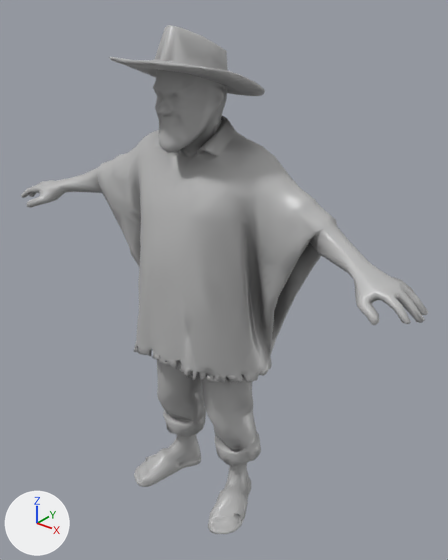
The glTF model app/story/models/campesino.glb, before and after one commit.
One viewpoint serves both versions: a 50 mm lens placed at (1.282, -1.434, 1.877), pointed at (0.067, 0.085, 0.935). Lighting does not change. The marker at lower left points along +X, +Y and +Z. The older version comes first. Vertices at exactly the same position are counted once.

In view in the first picture: 'CampesinoMejorHecho'.
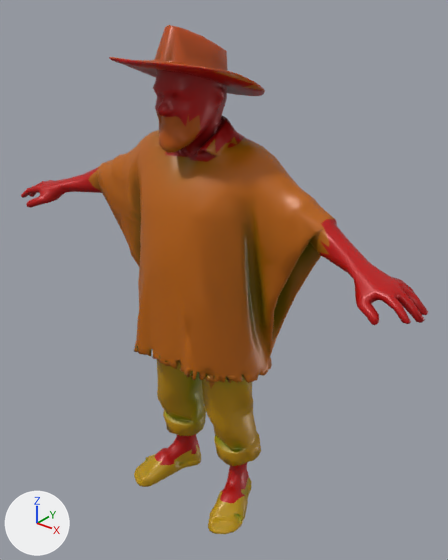
Boxes (x1, y1, x2, y2) around the edits, measured in the pictures (448 x 560 px):
```json
{"part": 1, "of": "me_model_001", "change": "recoloured", "before": [21, 25, 428, 534], "after": [21, 25, 428, 534], "on screen": "grey to brown"}
```

Edits to the scene script, one JSON object a line:
```json
{"block": "me_model_001", "where": "me_model_001.from_pydata(...)  # 3984 vertices, 7999 faces; spans x -0.82..0.82, y -0.24..0.23, z 0.0..1.76"}
{"block": "me_model_001", "where": "# used by ob_campesinomejorhecho; location = (0.0, 0.0, 0.0)"}
{"block": "me_model_001", "change": "me_model_001 part 1: 7999 faces centred in x -0.82..0.82, y -0.23..0.23, z 0.0..1.76 are repainted in the vertex colours, in many colours"}
```
